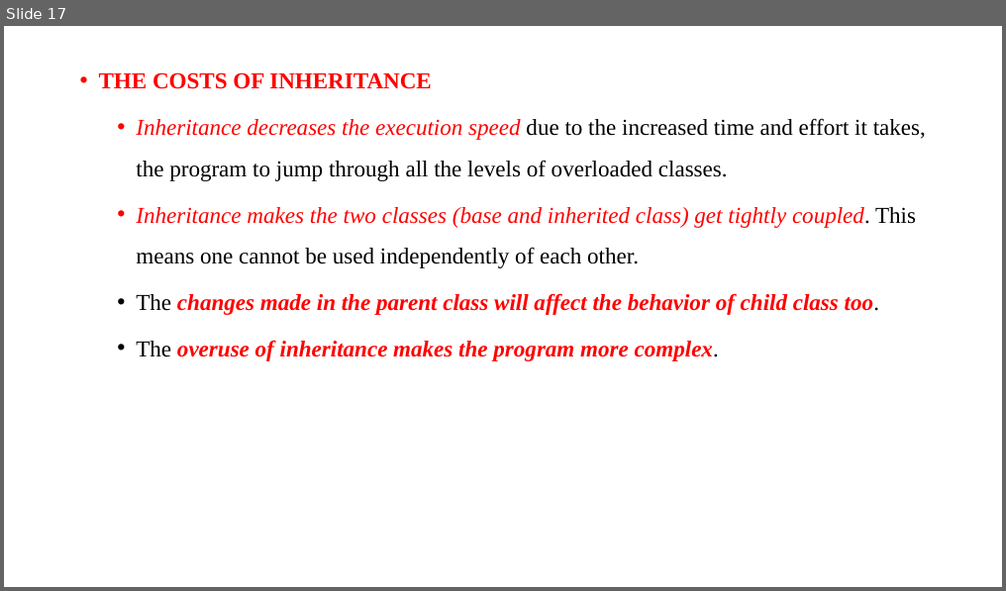
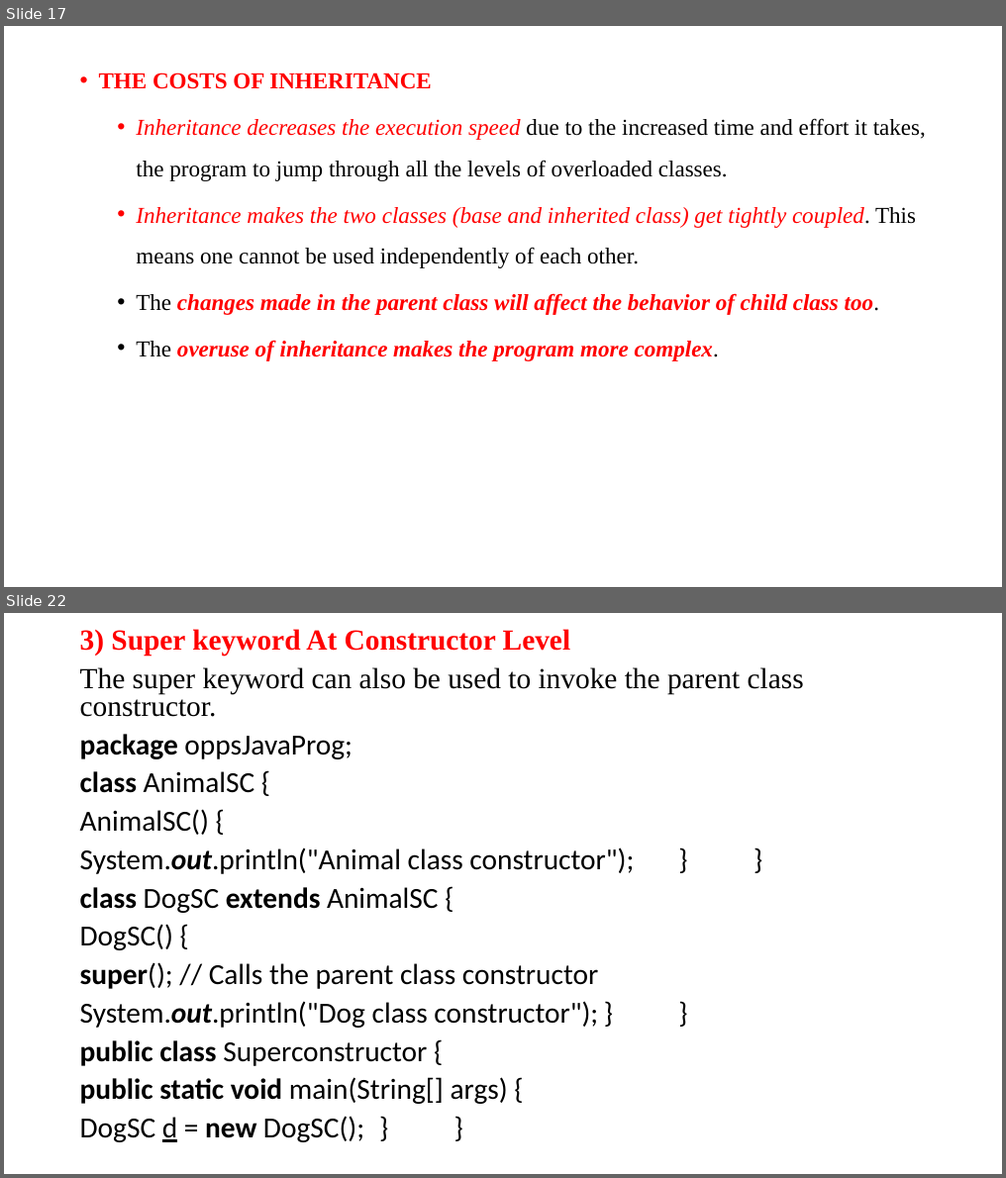
Before and after one commit to anvesh1987/Java-Programs-CSE-G, a slide deck: UNIT –II.ppt. Shown one above the other, each under a label of ours: slide 17 before the commit, slides 17 and 22 after it; the slides between them are not shown. The pictures are 1006x591 and 1006x1178 pixels, drawn with LibreOffice and Linux fonts; fonts in the diff are those of the drawing. Boxes give left, top, right and bottom in pixels: in the first picture for what was removed or moved away, otherwise in the second. Text is boxed around its words. In the diff, an @@ line names an element or a change of style, - is before the commit and + after.

```diff
--- a/UNIT –II.ppt
+++ b/UNIT –II.ppt
@@ slide 22 added at box(4, 613, 1002, 1174), background #FFFFFF @@
@@ text added at box(80, 629, 804, 1143), 28 pt, text #000000 @@
+3) Super keyword At Constructor Level
+The super keyword can also be used to invoke the parent class constructor.
+package oppsJavaProg;
+class AnimalSC {
+AnimalSC() {
+System.out.println("Animal class constructor"); } }
+class DogSC extends AnimalSC {
+DogSC() {
+super(); // Calls the parent class constructor
+System.out.println("Dog class constructor"); } }
+public class Superconstructor {
+public static void main(String[] args) {
+DogSC d = new DogSC(); } }
```
Also in this commit, not shown: 4 other slides added.
